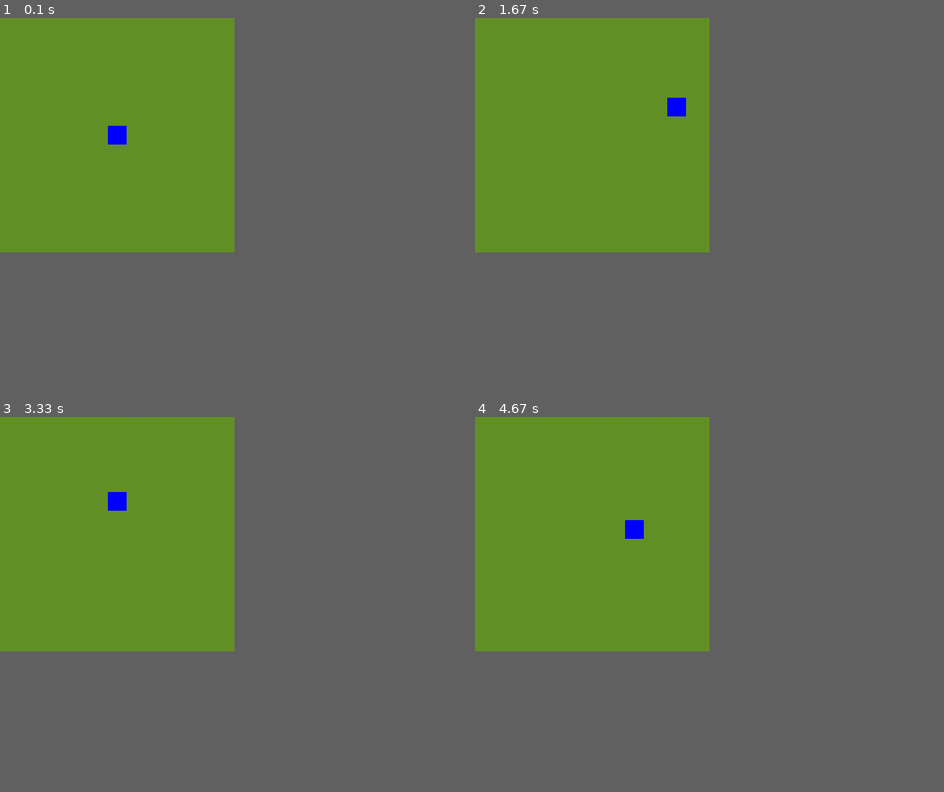
Above: before the commit, frames 1-4 (two rows, left to right).
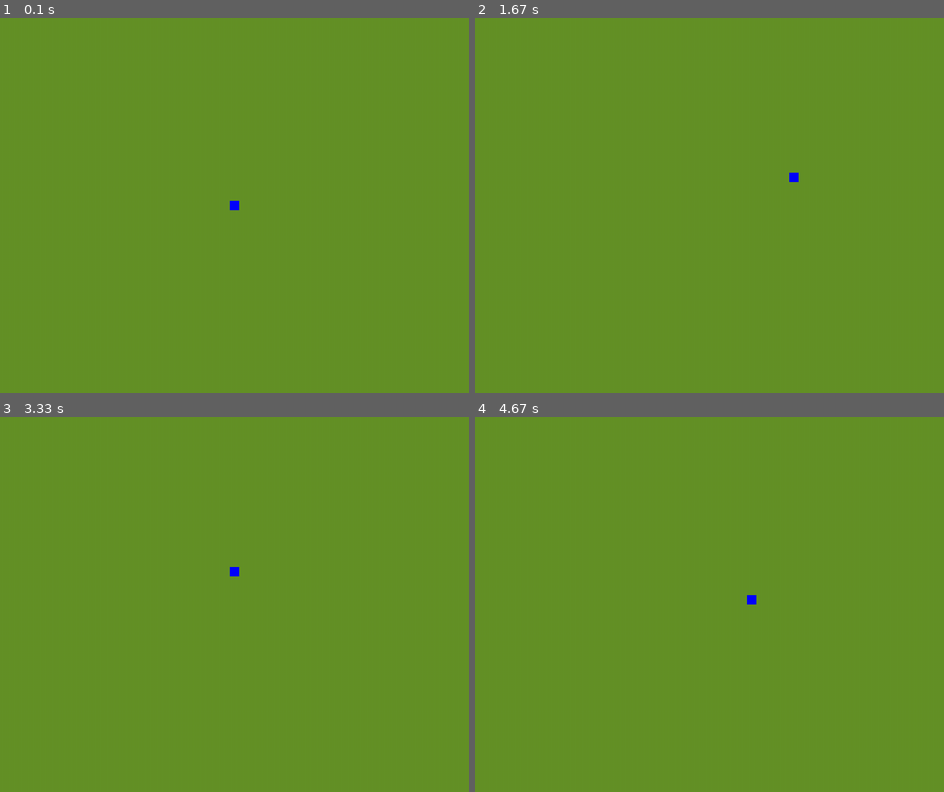
Above: after the commit, the same moments.

Repository: gustavomyszko/VScode_python
Game: pygame game, started from PyGame/FirstGame/game.py
Same seed, same stepped clock (60 frames per second), same inputs: the game is played once before the commit and once after it.
Inputs:
- Up to frame 1 (0.1 s): no input
- Up to frame 2 (1.67 s): hold Right 0.33-0.8 s; hold Up 0.83-1.13 s; hold Right 1.17-1.63 s
- Up to frame 3 (3.33 s): hold Left 1.67-2.2 s; hold Down 2.23-2.53 s; hold Left 2.57-2.97 s; hold Up from 3 s (still down)
- Up to frame 4 (4.67 s): release Up at 3.37 s; hold Right 3.4-4.03 s; hold Down 4.07-4.43 s; hold Left from 4.47 s (still down)
The window is 450x450 before the commit and 900x720 after it. Grey fills any space a smaller window leaves; there, only what the larger window draws over its background counts as a difference.

The runs differ from the first frame. In frame 1, 0.2% of the frame differs, in the area x 23-51%, y 28-52%; in frame 2, 0.2%; in frame 3, 0.2%; in frame 4, 0.2%.

Commit message:
update. return json on tw

Diff:
--- a/PyGame/FirstGame/game.py
+++ b/PyGame/FirstGame/game.py
@@ -5,15 +5,15 @@
 print("action: start!")
 
 #Window Size
-WIN_HEIGHT = 500
-WIN_WIDTH = 500
+WIN_HEIGHT = 800
+WIN_WIDTH = 1000
 #Window Display
 win = pg.display.set_mode((WIN_WIDTH, WIN_HEIGHT))
 pg.display.set_caption("HelloWorld!")
 
 #Rectangle Size
-rec_width = 40
-rec_height = 40
+rec_width = 20
+rec_height = 20
 #Rectangle Attributes
 speed = 10
 #Rectangle Position
@@ -55,6 +55,7 @@
     #window fill background
     win.fill((100,146,40))
     #DRAW window
+    #ball
     pg.draw.rect(win, ('blue'), (x, y, rec_width, rec_height))
 
     #UPDATE display
Not shown, changed: Jupyter/tweepy_projets/tw_getComments2.ipynb
Not shown, added: Jupyter/tweepy_projets/tw_getComments3.ipynb
Not shown, changed: Jupyter/tweepy_projets/tw_keys.ipynb
